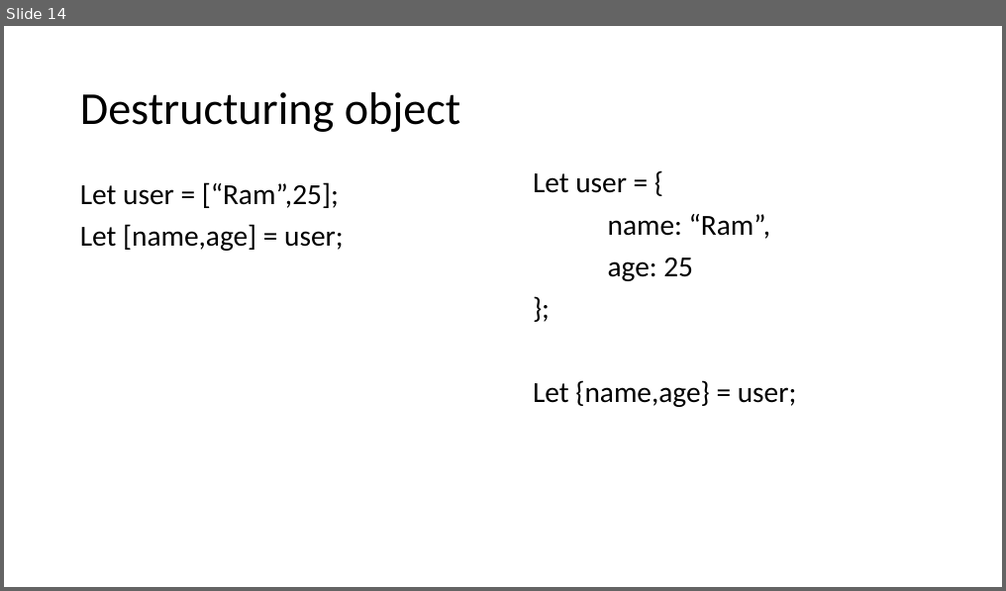
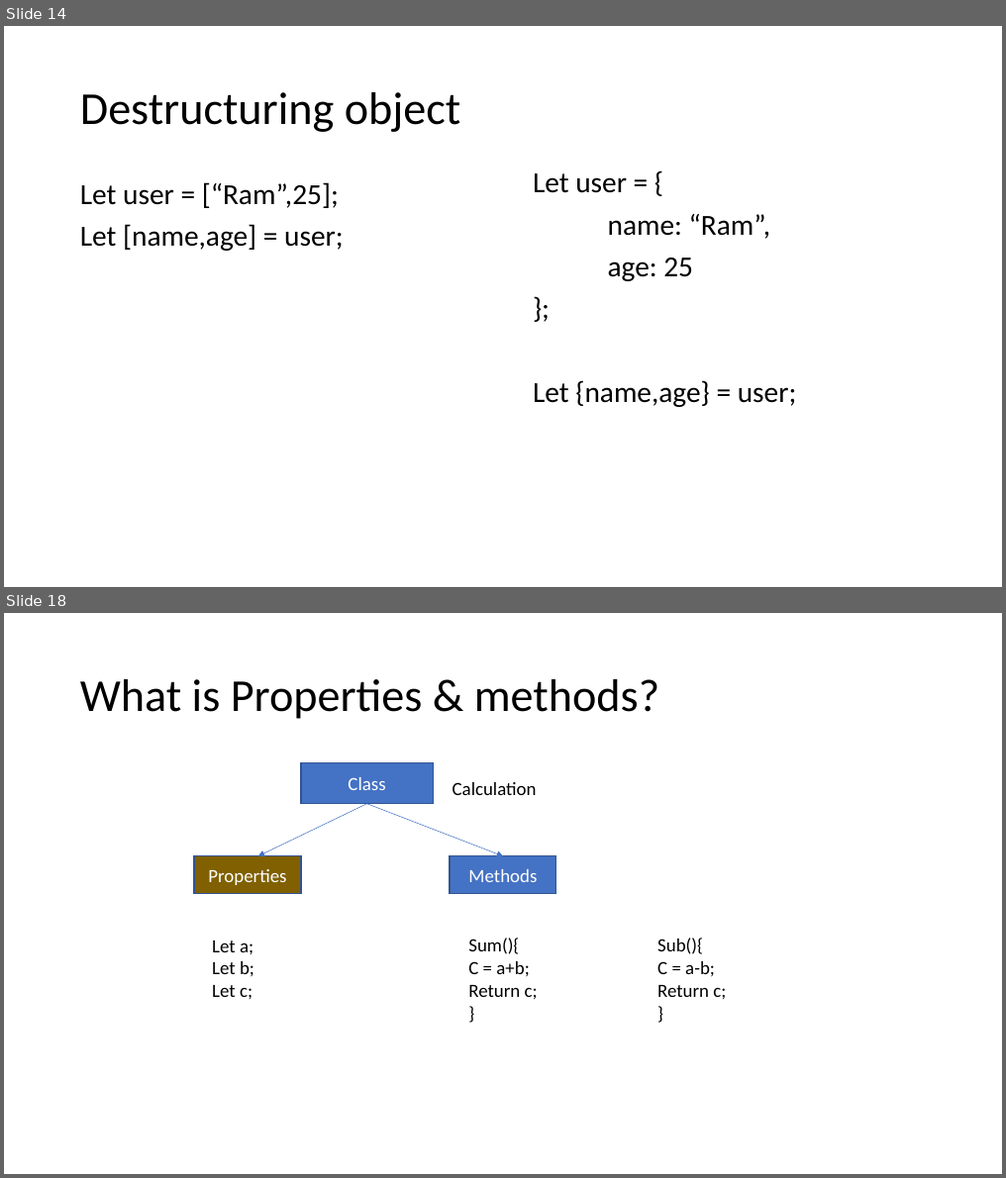
Before and after one commit to PiyushChaturvedii/Batch04, a slide deck: AdvanceJavaScript.pptx. Shown one above the other, each under a label of ours: slide 14 before the commit, slides 14 and 18 after it; the slides between them are not shown. The pictures are 1006x591 and 1006x1178 pixels, drawn with LibreOffice and Linux fonts; fonts in the diff are those of the drawing. Boxes give left, top, right and bottom in pixels: in the first picture for what was removed or moved away, otherwise in the second. Text is boxed around its words. In the diff, an @@ line names an element or a change of style, - is before the commit and + after.

```diff
--- a/AdvanceJavaScript.pptx
+++ b/AdvanceJavaScript.pptx
@@ slide 18 added at [4,613,1002,1174], background #FFFFFF @@
@@ title added at [80,679,659,719], 44 pt, text #000000 @@
+What is Properties & methods?
@@ rectangle added at [301,762,433,804], fill #4472C4, outline #325491 1 pt, 18 pt, text #FFFFFF @@
+Class
@@ text added at [452,782,537,795], 18 pt, text #000000 @@
+Calculation
@@ arrow added from (367, 804) to (258, 857), #4472C4 0.5 pt @@
@@ arrow added from (367, 804) to (503, 857), #4472C4 0.5 pt @@
@@ rectangle added at [194,857,301,894], fill #806000, outline #325491 1 pt, 18 pt, text #FFFFFF @@
+Properties
@@ rectangle added at [450,857,556,894], fill #4472C4, outline #325491 1 pt, 18 pt, text #FFFFFF @@
+Methods
@@ text added at [468,938,538,1000], 18 pt, text #000000 @@
+Sum(){
+C = a+b;
+Return c;
+}
@@ text added at [657,938,726,999], 18 pt, text #000000 @@
+Sub(){
+C = a-b;
+Return c;
+}
@@ text added at [212,941,254,999], 18 pt, text #000000 @@
+Let a;
+Let b;
+Let c;
```
Also in this commit, not shown: 6 other slides added, 2 other files.
